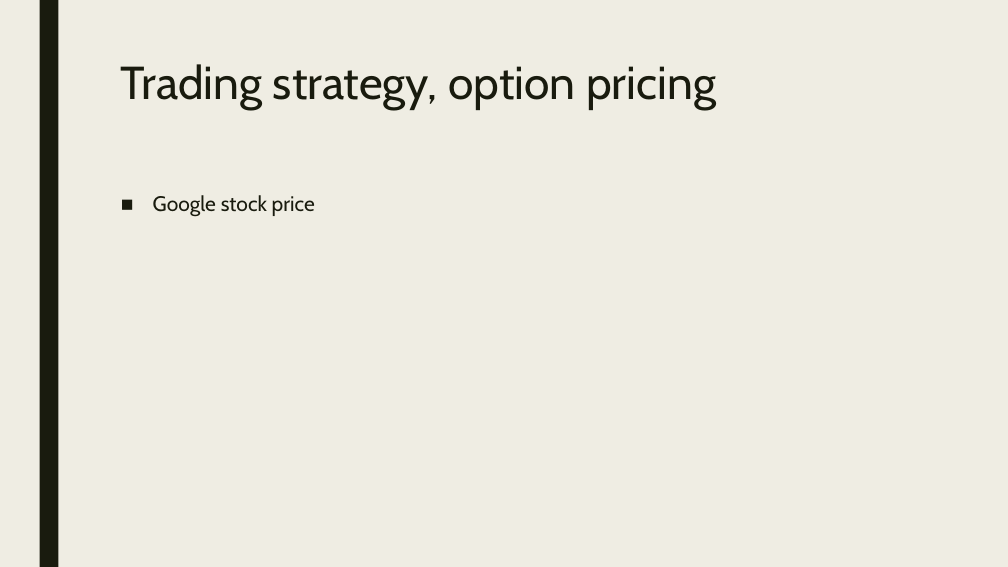
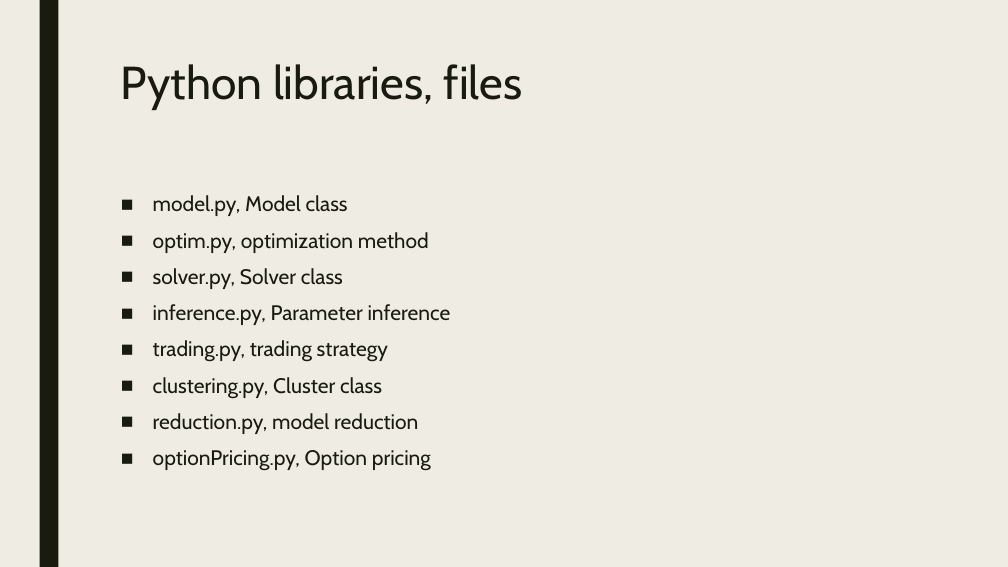
Before and after one commit to APC524/tsap, a slide deck: slide 5 of doc/presentation/pre.pptx (slide 9 before the commit). Drawn at 1008x567 pixels with LibreOffice and Linux fonts; fonts in the diff are those of the drawing. Boxes give left, top, right and bottom in pixels: in the first picture for what was removed or moved away, otherwise in the second. Text is boxed around its words. In the diff, an @@ line names an element or a change of style, - is before the commit and + after.

Commit message:
demo reduction

```diff
--- a/doc/presentation/pre.pptx
+++ b/doc/presentation/pre.pptx
@@ title at bbox=[121, 64, 523, 110]: text changed @@
-Trading strategy, option pricing
+Python libraries, files
@@ text at bbox=[153, 195, 451, 471]: text changed @@
-■ Google stock price
+■ model.py, Model class
+■ optim.py, optimization method
+■ solver.py, Solver class
+■ inference.py, Parameter inference
+■ trading.py, trading strategy
+■ clustering.py, Cluster class
+■ reduction.py, model reduction
+■ optionPricing.py, Option pricing
```
Also in this commit, not shown: 6 other slides changed, 1 slide added, 3 slides removed, 6 other files.
